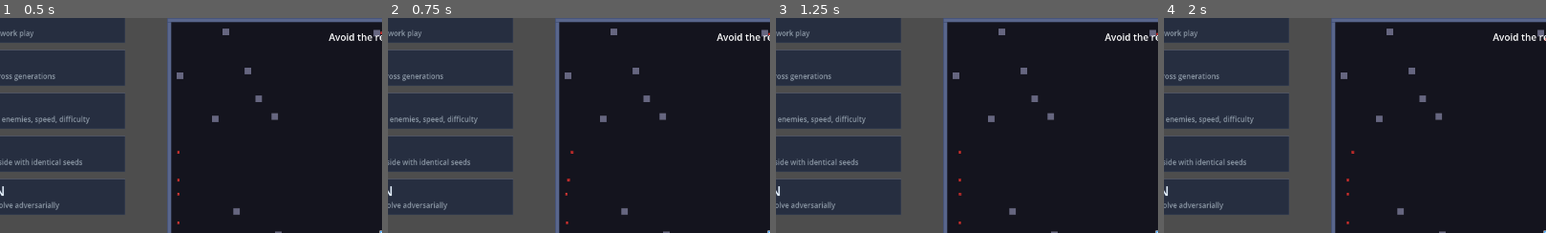
Above: before the commit, frames 1-4 (left to right).
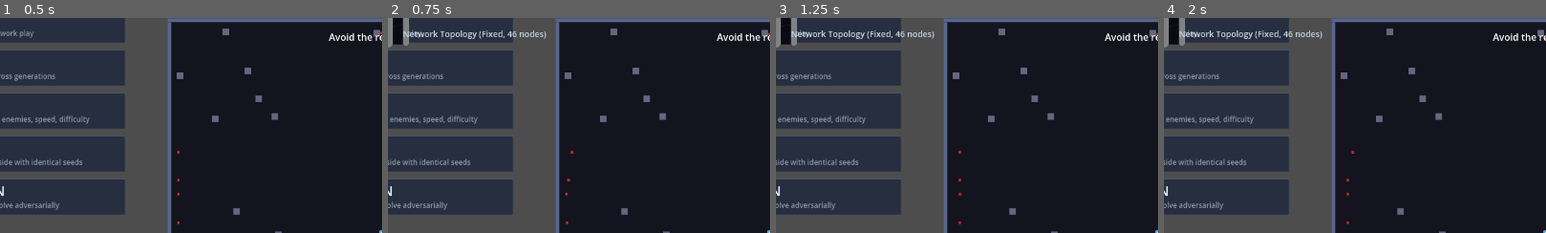
Above: after the commit, the same moments.

Repository: aryavolkan/evolve
Game: Godot game, scene res://main.tscn
Same seed, same stepped clock (60 frames per second), same inputs: the game is played once before the commit and once after it.
Inputs (mouse positions are % of the whole screen's width and height, from its top left):
- Up to frame 1 (0.5 s): no input
- Up to frame 2 (0.75 s): tap Enter (ui_accept) at 0.5 s; move the mouse to (72, 45) at 0.52 s; hold D (shoot_right) from 0.53 s (still down); hold N from 0.53 s (still down); click (72, 45) at 0.67 s
- Up to frame 3 (1.25 s): keep holding D (shoot_right); keep holding N; tap Enter (ui_accept) at 0.77 s
- Up to frame 4 (2 s): move the mouse to (30, 55) at 1.27 s; release D (shoot_right) at 1.28 s; release N at 1.28 s; hold S (shoot_down) from 1.28 s (still down); tap N at 1.35 s; tap Enter (ui_accept) at 1.52 s
The pictures show only the part of the screen within x 0-50%, y 0-50%; the shares and areas given below are measured in that part.

Frame 1 is identical in both runs. In frame 2, 1.2% of the frame differs, in the area x 0-42%, y 0-14%; in frame 3, 1.2%; in frame 4, 1.2%.

Commit message:
feat: network topology visualization (B5)
- NetworkVisualizer control for real-time network graph rendering:
  - NEAT variable-topology: directed graph with topological node layout
    - Nodes positioned by layer (input→hidden→output)
    - Hidden node depth computed from connectivity
    - Connection thickness = weight magnitude, color = sign
  - Fixed-topology: 3-column layout (input, hidden, output)
    - Sampled nodes for large networks (86 inputs → 20 displayed)
    - Strong connections highlighted, weak ones hidden
  - Live activation coloring: blue(neg) → white(0) → red(pos)
  - Output nodes labeled (MX, MY, SU, SD, SL, SR)
  - Throttled to ~10fps for performance
  - Toggle with N key, close with ESC
- Integrated into main game: [N] key shows/hides network viz
- 10 new tests for network visualizer

Diff:
--- a/main.gd
+++ b/main.gd
@@ -27,6 +27,7 @@
 var sensor_visualizer: Node2D = null
 var sandbox_panel: Control = null
 var comparison_panel: Control = null
+var network_visualizer: Control = null
 var game_started: bool = false  # False until player selects mode from title screen
 
 # Bonus points - kills/powerups dominate, survival is minor
@@ -322,6 +323,14 @@
 	comparison_panel.start_requested.connect(_on_comparison_start)
 	comparison_panel.back_requested.connect(_on_comparison_back)
 
+	# Network visualizer
+	var NetworkVizScript = preload("res://ui/network_visualizer.gd")
+	network_visualizer = NetworkVizScript.new()
+	network_visualizer.name = "NetworkVisualizer"
+	$CanvasLayer/UI.add_child(network_visualizer)
+	network_visualizer.set_anchors_preset(Control.PRESET_FULL_RECT)
+	network_visualizer.visible = false
+
 
 func show_title_screen() -> void:
 	## Show title screen and pause game.
@@ -470,6 +479,23 @@
 	show_title_screen()
 
 
+func _toggle_network_visualizer() -> void:
+	## Toggle the network topology visualization.
+	if not network_visualizer:
+		return
+	network_visualizer.visible = not network_visualizer.visible
+	if network_visualizer.visible and training_manager:
+		# Try to get the current network being played
+		if training_manager.ai_controller and training_manager.ai_controller.network:
+			var net = training_manager.ai_controller.network
+			# Check if it's a NEAT network (has _connections property)
+			if net is NeatNetwork:
+				# For NEAT, we'd need the genome too — for now just show the network
+				network_visualizer.set_neat_data(null, net)
+			else:
+				network_visualizer.set_fixed_network(net)
+
+
 func _start_auto_training() -> void:
 	## Start training automatically (for headless sweep runs)
 	if training_manager:
@@ -485,6 +511,11 @@
 	if sensor_visualizer and Input.is_physical_key_pressed(KEY_V):
 		if _key_just_pressed("sensor_viz"):
 			sensor_visualizer.toggle()
+
+	# Network viz toggle (N key)
+	if network_visualizer and Input.is_physical_key_pressed(KEY_N):
+		if _key_just_pressed("net_viz"):
+			_toggle_network_visualizer()
 
 	if game_over:
 		if entering_name:
@@ -1324,7 +1355,7 @@
 		]
 		ai_status_label.add_theme_color_override("font_color", Color.YELLOW)
 	elif mode_str == "PLAYBACK":
-		ai_status_label.text = "PLAYBACK | Watching best AI\n[P]=Stop [H]=Human [V]=Sensor Viz"
+		ai_status_label.text = "PLAYBACK | Watching best AI\n[P]=Stop [H]=Human [V]=Sensors [N]=Network"
 		ai_status_label.add_theme_color_override("font_color", Color.CYAN)
 	elif mode_str == "GENERATION_PLAYBACK":
 		ai_status_label.text = "GENERATION %d/%d\n[SPACE]=Next [G]=Restart [H]=Human" % [
@@ -1333,5 +1364,5 @@
 		]
 		ai_status_label.add_theme_color_override("font_color", Color.GREEN)
 	else:
-		ai_status_label.text = "[T]=Train | [P]=Playback | [G]=Gen Playback | [V]=Sensor Viz"
+		ai_status_label.text = "[T]=Train | [P]=Playback | [G]=Gen Play | [V]=Sensors [N]=Net"
 		ai_status_label.add_theme_color_override("font_color", Color.WHITE)
--- /dev/null
+++ b/test/test_network_visualizer.gd
@@ -0,0 +1,120 @@
+extends "res://test/test_base.gd"
+
+## Tests for ui/network_visualizer.gd
+
+var NetworkVisualizerScript = preload("res://ui/network_visualizer.gd")
+var NeuralNetworkScript = preload("res://ai/neural_network.gd")
+
+
+func _run_tests() -> void:
+	print("[Network Visualizer Tests]")
+
+	_test("creates_without_error", func():
+		var viz = NetworkVisualizerScript.new()
+		assert_not_null(viz)
+	)
+
+	_test("signal_defined", func():
+		var viz = NetworkVisualizerScript.new()
+		assert_true(viz.has_signal("closed"), "Should have closed signal")
+	)
+
+	_test("starts_not_visible", func():
+		var viz = NetworkVisualizerScript.new()
+		# Default Control visibility is true but our init doesn't show it
+		# Just verify it's a valid Control
+		assert_not_null(viz)
+	)
+
+	_test("set_fixed_network", func():
+		var viz = NetworkVisualizerScript.new()
+		var net = NeuralNetworkScript.new(10, 5, 3)
+		viz.set_fixed_network(net)
+		assert_true(viz._fixed_network != null, "Fixed network should be set")
+		assert_true(viz._node_positions.size() > 0, "Should compute node positions")
+	)
+
+	_test("fixed_layout_has_all_types", func():
+		var viz = NetworkVisualizerScript.new()
+		var net = NeuralNetworkScript.new(10, 5, 3)
+		viz.size = Vector2(400, 300)
+		viz.set_fixed_network(net)
+
+		var has_input := false
+		var has_hidden := false
+		var has_output := false
+		for node_id in viz._node_types:
+			match viz._node_types[node_id]:
+				0: has_input = true
+				1: has_hidden = true
+				2: has_output = true
+
+		assert_true(has_input, "Should have input nodes")
+		assert_true(has_hidden, "Should have hidden nodes")
+		assert_true(has_output, "Should have output nodes")
+	)
+
+	_test("set_neat_data", func():
+		var viz = NetworkVisualizerScript.new()
+		var config := NeatConfig.new()
+		config.input_count = 4
+		config.output_count = 2
+		var tracker := NeatInnovation.new()
+		var genome := NeatGenome.create(config, tracker)
+		genome.create_basic()
+		var network := NeatNetwork.from_genome(genome)
+
+		viz.set_neat_data(genome, network)
+		assert_true(viz._neat_genome != null, "NEAT genome should be set")
+		assert_true(viz._neat_network != null, "NEAT network should be set")
+		assert_true(viz._node_positions.size() > 0, "Should compute node positions")
+	)
+
+	_test("activation_color_zero", func():
+		var viz = NetworkVisualizerScript.new()
+		var color = viz._activation_color(0.0)
+		# At zero, should be roughly gray/white
+		assert_approx(color.r, 0.5, 0.1, "Zero activation should have ~0.5 red")
+		assert_approx(color.g, 0.5, 0.1, "Zero activation should have ~0.5 green")
+		assert_approx(color.b, 0.5, 0.1, "Zero activation should have ~0.5 blue")
+	)
+
+	_test("activation_color_positive", func():
+		var viz = NetworkVisualizerScript.new()
+		var color = viz._activation_color(1.0)
+		# Positive should be reddish
+		assert_gt(color.r, 0.7, "Positive activation should have high red")
+	)
+
+	_test("activation_color_negative", func():
+		var viz = NetworkVisualizerScript.new()
+		var color = viz._activation_color(-1.0)
+		# Negative should be bluish
+		assert_gt(color.b, 0.7, "Negative activation should have high blue")
+	)
+
+	_test("neat_layout_separates_input_output", func():
+		var viz = NetworkVisualizerScript.new()
+		viz.size = Vector2(400, 300)
+		var config := NeatConfig.new()
+		config.input_count = 3
+		config.output_count = 2
+		var tracker := NeatInnovation.new()
+		var genome := NeatGenome.create(config, tracker)
+		genome.create_basic()
+		var network := NeatNetwork.from_genome(genome)
+
+		viz.set_neat_data(genome, network)
+
+		# Input nodes should be on the left, output on the right
+		var input_x := []
+		var output_x := []
+		for node_id in viz._node_types:
+			if viz._node_types[node_id] == 0 and viz._node_positions.has(node_id):
+				input_x.append(viz._node_positions[node_id].x)
+			elif viz._node_types[node_id] == 2 and viz._node_positions.has(node_id):
+				output_x.append(viz._node_positions[node_id].x)
+
+		if input_x.size() > 0 and output_x.size() > 0:
+			assert_lt(input_x[0], output_x[0], "Input nodes should be left of output nodes")
+	)
--- a/test/test_runner.gd
+++ b/test/test_runner.gd
@@ -71,6 +71,7 @@
 		preload("res://test/test_sensor_visualizer.gd"),
 		preload("res://test/test_sandbox_panel.gd"),
 		preload("res://test/test_comparison_panel.gd"),
+		preload("res://test/test_network_visualizer.gd"),
 	]
 
 	for suite_script in test_suites:
--- /dev/null
+++ b/ui/network_visualizer.gd
@@ -0,0 +1,396 @@
+extends Control
+class_name NetworkVisualizer
+
+## Real-time neural network topology visualization.
+## Renders NEAT variable-topology networks as directed graphs with live activations.
+##
+## Nodes: positioned in layers (input → hidden → output)
+##   - Color: blue (negative), white (zero), red (positive activation)
+##   - Size: proportional to importance (connections count)
+##
+## Connections: drawn between nodes
+##   - Thickness: proportional to weight magnitude
+##   - Color: green (positive), red (negative)
+##
+## For fixed-topology networks: fixed column layout (input, hidden, output).
+## Updates throttled to ~10fps for performance.
+
+signal closed
+
+# Layout
+const MARGIN := 20.0
+const NODE_RADIUS := 8.0
+const NODE_RADIUS_INPUT := 5.0
+const NODE_RADIUS_OUTPUT := 10.0
+const MAX_CONNECTION_WIDTH := 3.0
+const MIN_CONNECTION_WIDTH := 0.5
+const LAYER_GAP := 0.25  # Fraction of width per layer
+
+# Colors
+const BG_COLOR := Color(0.06, 0.06, 0.1, 0.95)
+const BORDER_COLOR := Color(0.25, 0.3, 0.4, 0.6)
+const LABEL_COLOR := Color(0.6, 0.65, 0.7)
+const TITLE_COLOR := Color(0.8, 0.85, 0.9)
+const CONN_POSITIVE := Color(0.2, 0.8, 0.3, 0.6)
+const CONN_NEGATIVE := Color(0.8, 0.2, 0.2, 0.6)
+const CONN_DISABLED := Color(0.3, 0.3, 0.3, 0.2)
+
+# Data (NEAT)
+var _neat_genome: RefCounted = null  # NeatGenome
+var _neat_network: RefCounted = null  # NeatNetwork
+var _node_positions: Dictionary = {}  # node_id → Vector2 (screen coords)
+var _node_types: Dictionary = {}  # node_id → 0=input, 1=hidden, 2=output
+
+# Data (fixed topology)
+var _fixed_network: RefCounted = null  # NeuralNetwork
+
+# Throttling
+var _redraw_timer: float = 0.0
+const REDRAW_INTERVAL := 0.1  # ~10fps
+
+
+func set_neat_data(genome: RefCounted, network: RefCounted) -> void:
+	## Set a NEAT genome and its compiled network for visualization.
+	_neat_genome = genome
+	_neat_network = network
+	_fixed_network = null
+	_compute_layout()
+	queue_redraw()
+
+
+func set_fixed_network(network: RefCounted) -> void:
+	## Set a fixed-topology network for visualization.
+	_fixed_network = network
+	_neat_genome = null
+	_neat_network = null
+	_compute_fixed_layout()
+	queue_redraw()
+
+
+func _process(delta: float) -> void:
+	if not visible:
+		return
+	_redraw_timer += delta
+	if _redraw_timer >= REDRAW_INTERVAL:
+		_redraw_timer = 0.0
+		queue_redraw()
+
+
+func _gui_input(event: InputEvent) -> void:
+	if event is InputEventKey and event.pressed:
+		if event.keycode == KEY_ESCAPE or event.keycode == KEY_N:
+			closed.emit()
+			visible = false
+
+
+func _compute_layout() -> void:
+	## Compute node positions for NEAT network.
+	_node_positions.clear()
+	_node_types.clear()
+
+	if not _neat_genome:
+		return
+
+	var plot_rect := _get_plot_rect()
+
+	# Categorize nodes by type
+	var inputs: Array = []
+	var hidden: Array = []
+	var outputs: Array = []
+
+	for node in _neat_genome.node_genes:
+		_node_types[node.id] = node.type
+		match node.type:
+			0: inputs.append(node.id)
+			1: hidden.append(node.id)
+			2: outputs.append(node.id)
+
+	# Assign x positions by layer
+	var num_layers: int = 2 + (1 if hidden.size() > 0 else 0)
+
+	# If there are hidden nodes, try to assign depth based on connectivity
+	var node_depths: Dictionary = {}  # node_id → 0.0 to 1.0
+	for id in inputs:
+		node_depths[id] = 0.0
+	for id in outputs:
+		node_depths[id] = 1.0
+
+	if hidden.size() > 0:
+		# Simple depth assignment: average of connected inputs/outputs
+		# Do multiple passes for convergence
+		for h_id in hidden:
+			node_depths[h_id] = 0.5  # Start in the middle
+
+		for _pass in range(3):
+			for h_id in hidden:
+				var total_depth: float = 0.0
+				var count: int = 0
+				for conn in _neat_genome.connection_genes:
+					if not conn.enabled:
+						continue
+					if conn.out_id == h_id and node_depths.has(conn.in_id):
+						total_depth += node_depths[conn.in_id]
+						count += 1
+					if conn.in_id == h_id and node_depths.has(conn.out_id):
+						total_depth += node_depths[conn.out_id]
+						count += 1
+				if count > 0:
+					node_depths[h_id] = clampf(total_depth / count, 0.1, 0.9)
+
+	# Position nodes
+	var _place_layer = func(nodes: Array, depth: float, start_y: float, end_y: float) -> void:
+		if nodes.is_empty():
+			return
+		var x_pos: float = plot_rect.position.x + depth * plot_rect.size.x
+		var spacing: float = (end_y - start_y) / maxf(nodes.size() + 1, 2)
+		for i in nodes.size():
+			var y_pos: float = start_y + spacing * (i + 1)
+			_node_positions[nodes[i]] = Vector2(x_pos, y_pos)
+
+	# Place input and output layers
+	_place_layer.call(inputs, 0.0, plot_rect.position.y, plot_rect.end.y)
+	_place_layer.call(outputs, 1.0, plot_rect.position.y, plot_rect.end.y)
+
+	# Place hidden nodes at their computed depths, spread vertically
+	if hidden.size() > 0:
+		# Group hidden nodes by approximate depth for vertical spacing
+		hidden.sort_custom(func(a, b): return node_depths.get(a, 0.5) < node_depths.get(b, 0.5))
+		for i in hidden.size():
+			var depth: float = node_depths.get(hidden[i], 0.5)
+			var x_pos: float = plot_rect.position.x + depth * plot_rect.size.x
+			var spread: float = plot_rect.size.y * 0.8
+			var start_y: float = plot_rect.position.y + plot_rect.size.y * 0.1
+			var spacing: float = spread / maxf(hidden.size() + 1, 2)
+			_node_positions[hidden[i]] = Vector2(x_pos, start_y + spacing * (i + 1))
+
+
+func _compute_fixed_layout() -> void:
+	## Compute node positions for fixed-topology network.
+	_node_positions.clear()
+	_node_types.clear()
+
+	if not _fixed_network:
+		return
+
+	var plot_rect := _get_plot_rect()
+	var input_size: int = _fixed_network.input_size
+	var hidden_size: int = _fixed_network.hidden_size
+	var output_size: int = _fixed_network.output_size
+
+	# For fixed networks, limit displayed input nodes to avoid clutter
+	var display_inputs: int = mini(input_size, 20)
+	var input_skip: int = maxi(1, input_size / display_inputs)
+
+	# Input layer
+	var input_spacing: float = plot_rect.size.y / (display_inputs + 1)
+	for i in display_inputs:
+		var node_id: int = i * input_skip
+		_node_positions[node_id] = Vector2(plot_rect.position.x, plot_rect.position.y + input_spacing * (i + 1))
+		_node_types[node_id] = 0
+
+	# Hidden layer
+	var display_hidden: int = mini(hidden_size, 20)
+	var hidden_skip: int = maxi(1, hidden_size / display_hidden)
+	var hidden_spacing: float = plot_rect.size.y / (display_hidden + 1)
+	for i in display_hidden:
+		var node_id: int = input_size + i * hidden_skip
+		_node_positions[node_id] = Vector2(plot_rect.position.x + plot_rect.size.x * 0.5, plot_rect.position.y + hidden_spacing * (i + 1))
+		_node_types[node_id] = 1
+
+	# Output layer
+	var output_spacing: float = plot_rect.size.y / (output_size + 1)
+	for i in output_size:
+		var node_id: int = input_size + hidden_size + i
+		_node_positions[node_id] = Vector2(plot_rect.end.x, plot_rect.position.y + output_spacing * (i + 1))
+		_node_types[node_id] = 2
+
+
+func _draw() -> void:
+	if not visible:
+		return
+
+	# Background
+	draw_rect(Rect2(Vector2.ZERO, size), BG_COLOR)
+
+	var plot_rect := _get_plot_rect()
+	draw_rect(plot_rect, Color(0.04, 0.04, 0.07, 1.0))
+	draw_rect(plot_rect, BORDER_COLOR, false, 1.0)
+
+	var font := ThemeDB.fallback_font
+
+	if _neat_genome:
+		_draw_neat_network(font)
+	elif _fixed_network:
+		_draw_fixed_network(font)
+	else:
+		draw_string(font, Vector2(size.x / 2 - 60, size.y / 2), "No network loaded", HORIZONTAL_ALIGNMENT_LEFT, -1, 16, LABEL_COLOR)
+		return
+
+	# Title
+	var net_type := "NEAT" if _neat_genome else "Fixed"
+	var node_count := _node_positions.size()
+	var title_text := "Network Topology (%s, %d nodes)" % [net_type, node_count]
+	draw_string(font, Vector2(MARGIN + 5, MARGIN + 12), title_text, HORIZONTAL_ALIGNMENT_LEFT, -1, 14, TITLE_COLOR)
+
+	# Layer labels
+	draw_string(font, Vector2(plot_rect.position.x - 5, plot_rect.end.y + 15), "Input", HORIZONTAL_ALIGNMENT_LEFT, -1, 11, LABEL_COLOR)
+	draw_string(font, Vector2(plot_rect.end.x - 25, plot_rect.end.y + 15), "Output", HORIZONTAL_ALIGNMENT_LEFT, -1, 11, LABEL_COLOR)
+
+	# Hint
+	draw_string(font, Vector2(MARGIN + 5, size.y - 8), "[N] or [ESC] Close", HORIZONTAL_ALIGNMENT_LEFT, -1, 11, LABEL_COLOR)
+
+
+func _draw_neat_network(font: Font) -> void:
+	## Draw NEAT network with live activations.
+	if not _neat_genome or _node_positions.is_empty():
+		return
+
+	# Get live activations if network is available
+	var activations: Dictionary = {}
+	if _neat_network and _neat_network.has_method("get_node_count"):
+		activations = _neat_network._activations
+
+	# Draw connections first (behind nodes)
+	for conn in _neat_genome.connection_genes:
+		if not _node_positions.has(conn.in_id) or not _node_positions.has(conn.out_id):
+			continue
+
+		var from_pos: Vector2 = _node_positions[conn.in_id]
+		var to_pos: Vector2 = _node_positions[conn.out_id]
+
+		var color: Color
+		var width: float
+
+		if not conn.enabled:
+			color = CONN_DISABLED
+			width = MIN_CONNECTION_WIDTH
+		else:
+			var w: float = conn.weight
+			width = clampf(absf(w) * 1.5, MIN_CONNECTION_WIDTH, MAX_CONNECTION_WIDTH)
+			color = CONN_POSITIVE if w >= 0 else CONN_NEGATIVE
+			color.a = clampf(0.2 + absf(w) * 0.4, 0.1, 0.7)
+
+		draw_line(from_pos, to_pos, color, width, true)
+
+	# Draw nodes
+	for node in _neat_genome.node_genes:
+		if not _node_positions.has(node.id):
+			continue
+
+		var pos: Vector2 = _node_positions[node.id]
+		var radius: float = NODE_RADIUS
+		match node.type:
+			0: radius = NODE_RADIUS_INPUT
+			2: radius = NODE_RADIUS_OUTPUT
+
+		var activation: float = activations.get(node.id, 0.0)
+		var color: Color = _activation_color(activation)
+
+		draw_circle(pos, radius, color)
+		draw_arc(pos, radius, 0, TAU, 32, Color(0.5, 0.55, 0.6, 0.5), 1.0)
+
+
+func _draw_fixed_network(font: Font) -> void:
+	## Draw fixed-topology network with live activations.
+	if not _fixed_network or _node_positions.is_empty():
+		return
+
+	# Get activations
+	var hidden_activations: PackedFloat32Array = _fixed_network._hidden
+	var output_activations: PackedFloat32Array = _fixed_network._output
+
+	# Draw connections (simplified — just show patterns, not every connection)
+	# For fixed topology with 86 inputs × 32 hidden, drawing all would be clutter
+	# Instead draw representative connections with averaged weights
+	var display_inputs: Array = []
+	var display_hidden: Array = []
+	var display_outputs: Array = []
+
+	for node_id in _node_positions:
+		match _node_types.get(node_id, -1):
+			0: display_inputs.append(node_id)
+			1: display_hidden.append(node_id)
+			2: display_outputs.append(node_id)
+
+	# Draw input→hidden connections (sampled)
+	for h_id in display_hidden:
+		var h_idx: int = h_id - _fixed_network.input_size
+		if h_idx < 0 or h_idx >= _fixed_network.hidden_size:
+			continue
+		for i_id in display_inputs:
+			if i_id >= _fixed_network.input_size:
+				continue
+			var w_idx: int = i_id * _fixed_network.hidden_size + h_idx
+			if w_idx >= _fixed_network.weights_ih.size():
+				continue
+			var w: float = _fixed_network.weights_ih[w_idx]
+			if absf(w) < 0.3:
+				continue  # Skip weak connections
+			var color: Color = CONN_POSITIVE if w >= 0 else CONN_NEGATIVE
+			color.a = clampf(absf(w) * 0.3, 0.05, 0.4)
+			var width: float = clampf(absf(w), MIN_CONNECTION_WIDTH, MAX_CONNECTION_WIDTH * 0.7)
+			draw_line(_node_positions[i_id], _node_positions[h_id], color, width, true)
+
+	# Draw hidden→output connections
+	for o_id in display_outputs:
+		var o_idx: int = o_id - _fixed_network.input_size - _fixed_network.hidden_size
+		if o_idx < 0 or o_idx >= _fixed_network.output_size:
+			continue
+		for h_id in display_hidden:
+			var h_idx: int = h_id - _fixed_network.input_size
+			if h_idx < 0 or h_idx >= _fixed_network.hidden_size:
+				continue
+			var w_idx: int = h_idx * _fixed_network.output_size + o_idx
+			if w_idx >= _fixed_network.weights_ho.size():
+				continue
+			var w: float = _fixed_network.weights_ho[w_idx]
+			if absf(w) < 0.2:
+				continue
+			var color: Color = CONN_POSITIVE if w >= 0 else CONN_NEGATIVE
+			color.a = clampf(absf(w) * 0.4, 0.1, 0.6)
+			var width: float = clampf(absf(w) * 1.5, MIN_CONNECTION_WIDTH, MAX_CONNECTION_WIDTH)
+			draw_line(_node_positions[h_id], _node_positions[o_id], color, width, true)
+
+	# Draw nodes
+	for node_id in _node_positions:
+		var pos: Vector2 = _node_positions[node_id]
+		var type: int = _node_types.get(node_id, 0)
+		var radius: float = NODE_RADIUS
+		match type:
+			0: radius = NODE_RADIUS_INPUT
+			2: radius = NODE_RADIUS_OUTPUT
+
+		var activation: float = 0.0
+		if type == 1:
+			var h_idx: int = node_id - _fixed_network.input_size
+			if h_idx >= 0 and h_idx < hidden_activations.size():
+				activation = hidden_activations[h_idx]
+		elif type == 2:
+			var o_idx: int = node_id - _fixed_network.input_size - _fixed_network.hidden_size
+			if o_idx >= 0 and o_idx < output_activations.size():
+				activation = output_activations[o_idx]
+
+		var color: Color = _activation_color(activation)
+		draw_circle(pos, radius, color)
+		draw_arc(pos, radius, 0, TAU, 32, Color(0.5, 0.55, 0.6, 0.5), 1.0)
+
+		# Label output nodes
+		if type == 2:
+			var o_idx: int = node_id - _fixed_network.input_size - _fixed_network.hidden_size
+			var labels: Array = ["MX", "MY", "SU", "SD", "SL", "SR"]
+			if o_idx >= 0 and o_idx < labels.size():
+				draw_string(ThemeDB.fallback_font, pos + Vector2(12, 4), labels[o_idx], HORIZONTAL_ALIGNMENT_LEFT, -1, 10, LABEL_COLOR)
+
+
+func _activation_color(activation: float) -> Color:
+	## Map activation value to color: blue(neg) → white(0) → red(pos).
+	var t: float = clampf(activation, -1.0, 1.0)
+	if t >= 0:
+		return Color(0.5 + t * 0.5, 0.5 - t * 0.3, 0.5 - t * 0.4, 1.0)
+	else:
+		var at: float = absf(t)
+		return Color(0.5 - at * 0.3, 0.5 - at * 0.2, 0.5 + at * 0.5, 1.0)
+
+
+func _get_plot_rect() -> Rect2:
+	return Rect2(MARGIN + 10, MARGIN + 25, size.x - MARGIN * 2 - 20, size.y - MARGIN * 2 - 40)
